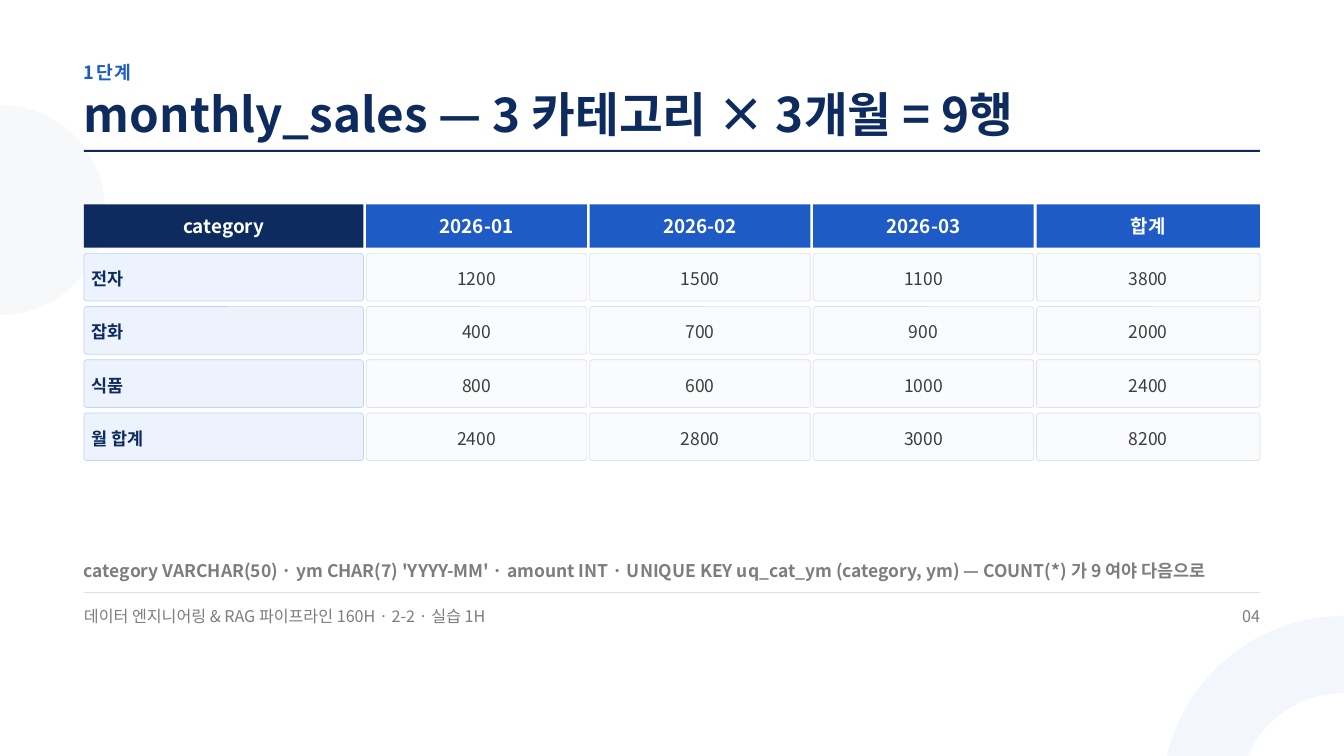
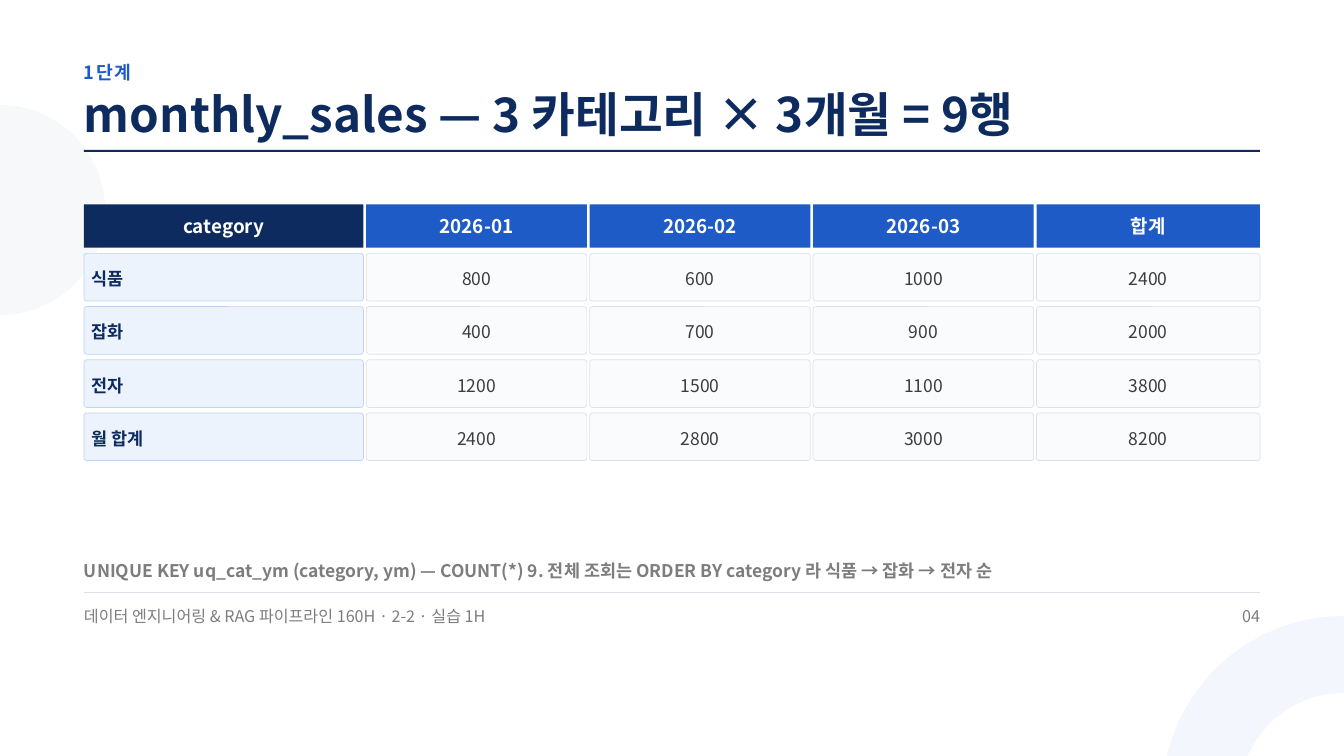
Before and after one commit to aebonlee/materials, a slide deck: slide 4 of data-eng/decks/w2d2s2.pptx. Drawn at 1344x756 pixels with LibreOffice and Linux fonts; fonts in the diff are those of the drawing. Boxes give left, top, right and bottom in pixels: in the first picture for what was removed or moved away, otherwise in the second. Text is boxed around its words. In the diff, an @@ line names an element or a change of style, - is before the commit and + after.

```diff
--- a/data-eng/decks/w2d2s2.pptx
+++ b/data-eng/decks/w2d2s2.pptx
@@ 5 texts: place and size @@
-5 texts at (91, 377, 1168, 394)
+5 texts at (91, 270, 1168, 287)
@@ 5 texts: place and size @@
-5 texts at (91, 270, 1168, 287)
+5 texts at (91, 377, 1168, 394)
@@ text at (84, 562, 992, 581): text changed @@
-category VARCHAR(50) · ym CHAR(7) 'YYYY-MM' · amount INT · UNIQUE KEY uq_cat_ym (category, ym) — COUNT(*) 가 9 여야 다음으로
+UNIQUE KEY uq_cat_ym (category, ym) — COUNT(*) 9. 전체 조회는 ORDER BY category 라 식품 → 잡화 → 전자 순
```
Also in this commit, not shown: 4 other slides changed, 34 other files.
